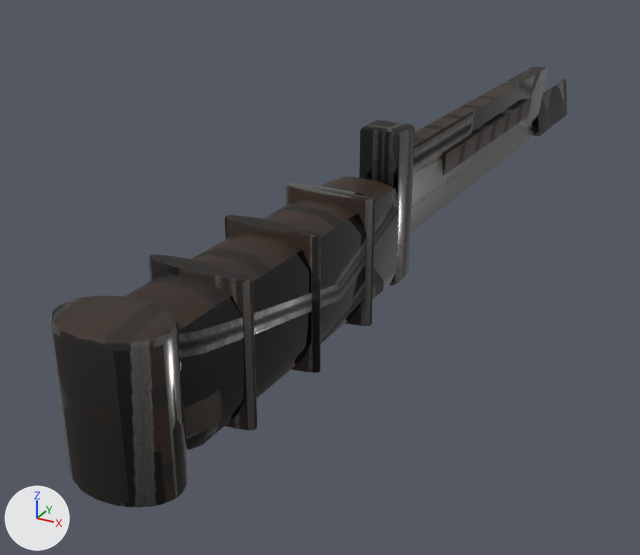
Renders of the glTF model Sandbox/GameData/Models/Weapons/recruit_knife.glb from each side of a commit.
The view is the same before and after, from a camera (50 mm lens) standing at (0.109, -0.28, 0.09) and looking at (-0.029, -0.029, -0.035). Arrows for +X, +Y and +Z are at lower left; the lights stay in place. The first picture is the older version. Vertices at exactly the same position are counted once.

Objects in the first picture: 'recruit_knife'.
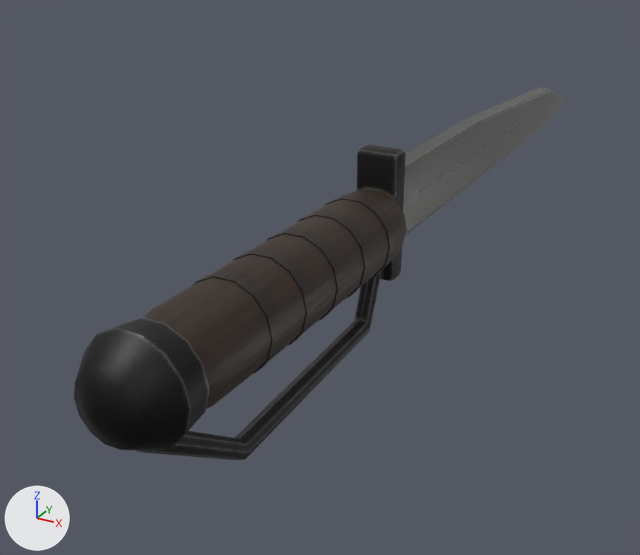
What changed in the scene script:
```text
Add img_recruit_knife_normal:
    img_recruit_knife_normal = load_image('recruit_knife_Normal', '_unpacked/recruit_knife_Normal', 1024, 1024, 'Non-Color')
Change mat_weapon:
    remove # nodes: BsdfPrincipled, Mix, OutputMaterial, SeparateColor, TexImage x2, VertexColor
    nodes: BsdfPrincipled, NormalMap, OutputMaterial, SeparateColor, TexImage x3
    uses the picture img_recruit_knife_normal
Change me_recruit_knife:
    used by ob_recruit_knife; location = (0.0, 0.0, 0.0)
    remove me_recruit_knife.from_pydata(...)  # 1176 vertices, 2316 faces; spans x -0.014..0.014, y -0.175..0.175, z -0.025..0.025
    add me_recruit_knife.from_pydata(...)  # 365 vertices, 686 faces; spans x -0.014..0.014, y -0.173..0.174, z -0.043..0.019
    me_recruit_knife part 1: a new loose piece, a 14-sided cylinder along y spanning x -0.0128..0.0128, y -0.064..-0.06, z -0.0165..0.0085, in mat_weapon
    me_recruit_knife part 2: a new loose piece, a 14-sided cylinder along y spanning x -0.0128..0.0128, y -0.08..-0.076, z -0.0165..0.0085, in mat_weapon
    me_recruit_knife part 3: a new loose piece, a 14-sided cylinder along y spanning x -0.0128..0.0128, y -0.096..-0.092, z -0.0165..0.0085, in mat_weapon
    me_recruit_knife part 4: a new loose piece, a 14-sided cylinder along y spanning x -0.0128..0.0128, y -0.112..-0.108, z -0.0165..0.0085, in mat_weapon
    me_recruit_knife part 5: a new loose piece, a 14-sided cylinder along y spanning x -0.0128..0.0128, y -0.128..-0.124, z -0.0165..0.0085, in mat_weapon
    me_recruit_knife part 6: the loose piece of 224 vertices spanning x -0.014..0.014, y -0.175..-0.155, z -0.023..0.015 is rebuilt with 43 vertices and now spans x -0.014..0.014, y -0.173..-0.153, z -0.018..0.01
    me_recruit_knife part 7: the loose piece of 56 vertices spanning x -0.003..0.003, y -0.035..0.125, z -0.016..0.016 is rebuilt with 30 vertices and now spans x -0.004..0.004, y -0.04..0.174, z -0.016..0.01
    me_recruit_knife part 8: the loose piece of 56 vertices spanning x -0.012..0.012, y -0.16..-0.05, z -0.021..0.013 is rebuilt with 56 vertices and now spans x -0.013..0.013, y -0.153..-0.048, z -0.016..0.008
    me_recruit_knife part 9: a new loose piece of 32 vertices spanning x -0.003..0.003, y -0.162..-0.041, z -0.043..-0.009, in mat_weapon
    me_recruit_knife part 10: the loose piece of 224 vertices spanning x -0.014..0.014, y -0.08..-0.074, z -0.023..0.015 is deleted
    me_recruit_knife part 11: the loose piece of 224 vertices spanning x -0.014..0.014, y -0.11..-0.104, z -0.023..0.015 is deleted
    me_recruit_knife part 12: the loose piece of 224 vertices spanning x -0.014..0.014, y -0.14..-0.134, z -0.023..0.015 is deleted
    me_recruit_knife part 13: the loose piece of 56 vertices spanning x 0.003..0.004, y 0.0..0.1, z -0.001..0.007 is deleted
    me_recruit_knife part 14: the loose piece of 56 vertices spanning x -0.003..0.003, y 0.125..0.175, z -0.016..0.002 is deleted
    me_recruit_knife part 15: 54 vertices removed from x -0.007..0.007, y -0.046..-0.034, z -0.025..0.025; 54 vertices added at x -0.007..0.007, y -0.048..-0.04, z -0.023..0.019
    other edits to the shape of me_recruit_knife do not show in these pictures
```

Pixel boxes [x1, y1, x2, y2] of what changed, in the pictures (640 x 555 px; the box of a moved part takes in the faces that stretch with it):
'recruit_knife', surface changed, reshaped (15% shorter)
    before: [49, 67, 567, 507]
    after: [74, 88, 564, 460]
part 1 of me_recruit_knife, added
    after: [325, 194, 396, 277]
part 2 of me_recruit_knife, added
    after: [298, 210, 372, 298]
part 3 of me_recruit_knife, added
    after: [266, 228, 345, 320]
part 4 of me_recruit_knife, added
    after: [233, 248, 315, 345]
part 5 of me_recruit_knife, added
    after: [194, 270, 282, 373]
part 6 of me_recruit_knife, rebuilt (37% shorter)
    before: [49, 295, 189, 507]
    after: [74, 317, 210, 451]
part 7 of me_recruit_knife, rebuilt (17% wider, 11% shorter)
    before: [410, 67, 547, 232]
    after: [403, 88, 564, 235]
part 8 of me_recruit_knife, rebuilt (20% shorter)
    before: [124, 176, 399, 450]
    after: [144, 189, 407, 409]
part 9 of me_recruit_knife, added
    after: [138, 272, 381, 460]
part 10 of me_recruit_knife, deleted
    before: [286, 183, 375, 326]
part 11 of me_recruit_knife, deleted
    before: [225, 215, 321, 373]
part 12 of me_recruit_knife, deleted
    before: [149, 254, 257, 430]
part 13 of me_recruit_knife, deleted
    before: [442, 98, 532, 175]
part 14 of me_recruit_knife, deleted
    before: [534, 79, 567, 136]
part 15 of me_recruit_knife, moved or reshaped
    before: [359, 120, 415, 285]
    after: [357, 145, 406, 281]
